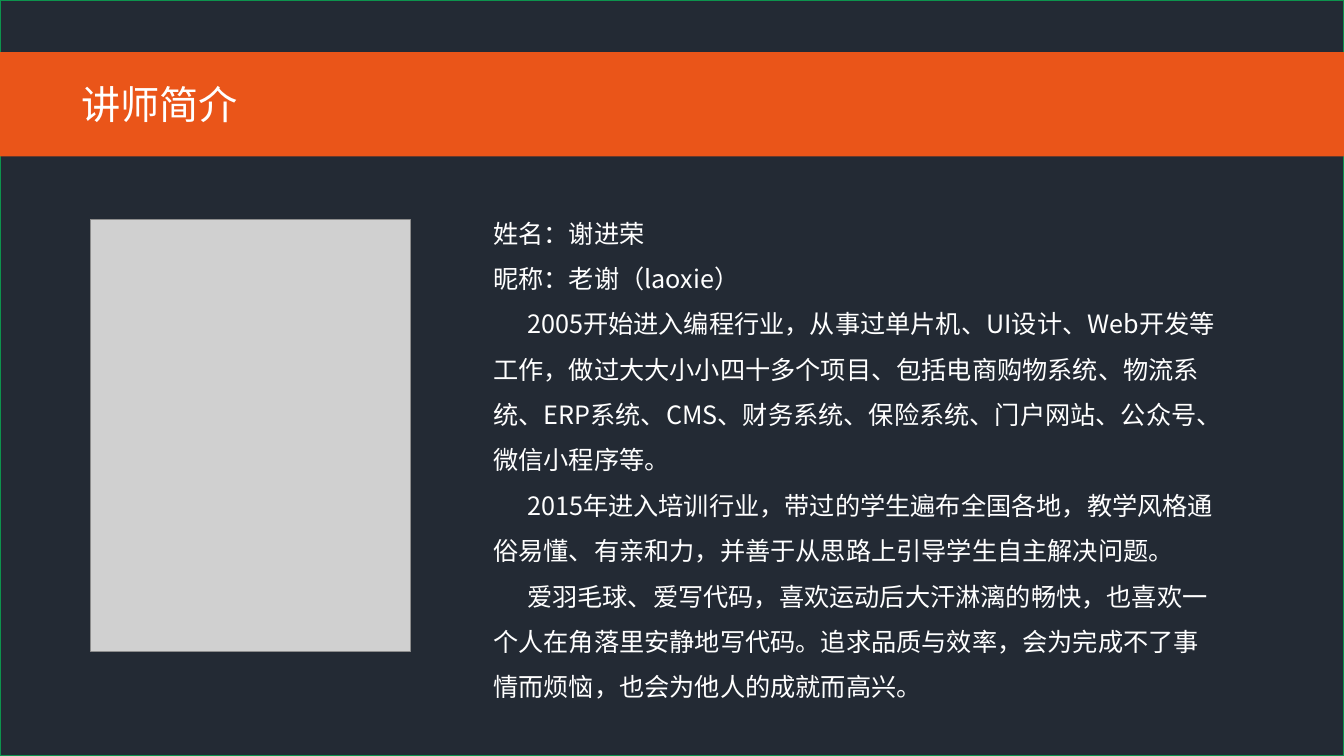
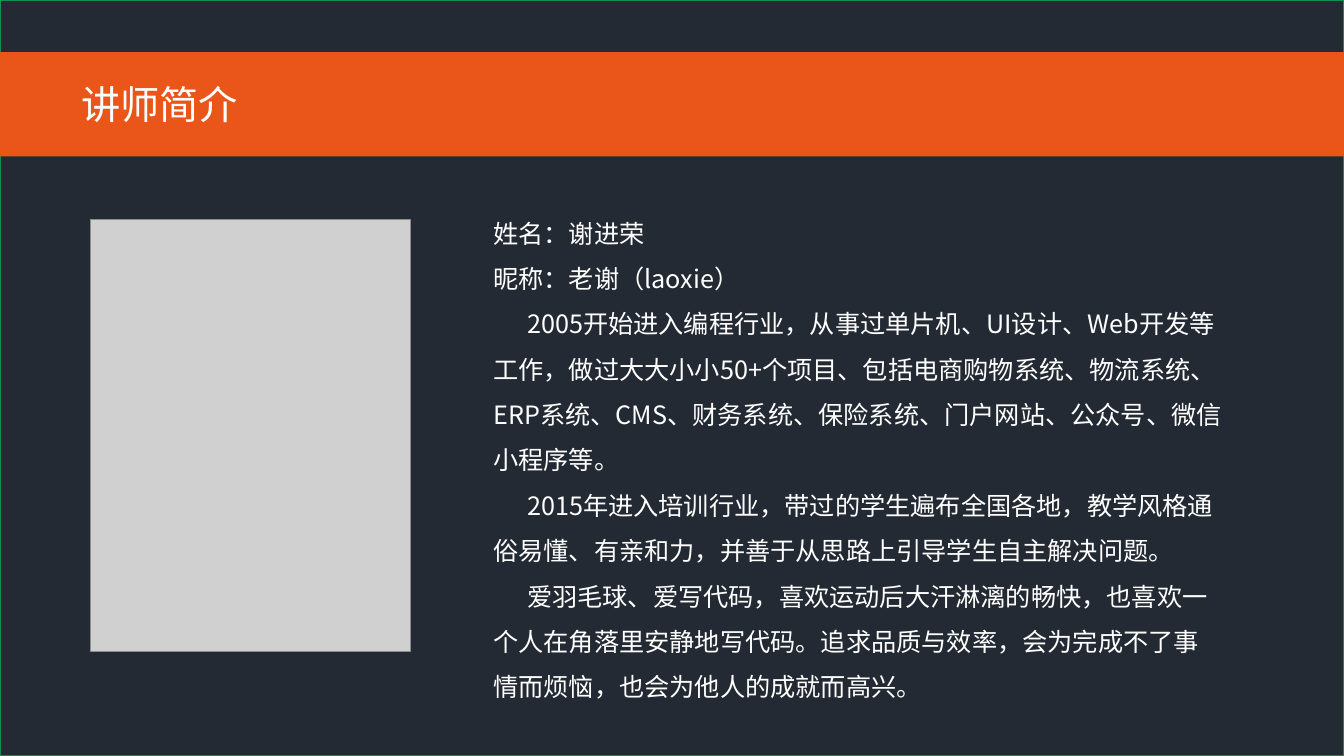
Before and after one commit to kfoutline/outline3-4, a slide deck: slide 2 of w1_NodeJS/doc/三阶段内容与学习目标.pptx. Drawn at 1344x756 pixels with LibreOffice and Linux fonts; fonts in the diff are those of the drawing; grey boxes stand for pictures. Boxes give left, top, right and bottom in pixels: in the first picture for what was removed or moved away, otherwise in the second. Text is boxed around its words. In the diff, an @@ line names an element or a change of style, - is before the commit and + after.

```diff
--- a/w1_NodeJS/doc/三阶段内容与学习目标.pptx
+++ b/w1_NodeJS/doc/三阶段内容与学习目标.pptx
@@ text at bbox=[493, 312, 1221, 471]: text changed @@
-2005开始进入编程行业，从事过单片机、UI设计、Web开发等工作，做过大大小小四十多个项目、包括电商购物系统、物流系统、ERP系统、CMS、财务系统、保险系统、门户网站、公众号、微信小程序等。
+2005开始进入编程行业，从事过单片机、UI设计、Web开发等工作，做过大大小小50+个项目、包括电商购物系统、物流系统、ERP系统、CMS、财务系统、保险系统、门户网站、公众号、微信小程序等。
```
Also in this commit, not shown: 2 other slides changed, 25 other files.
